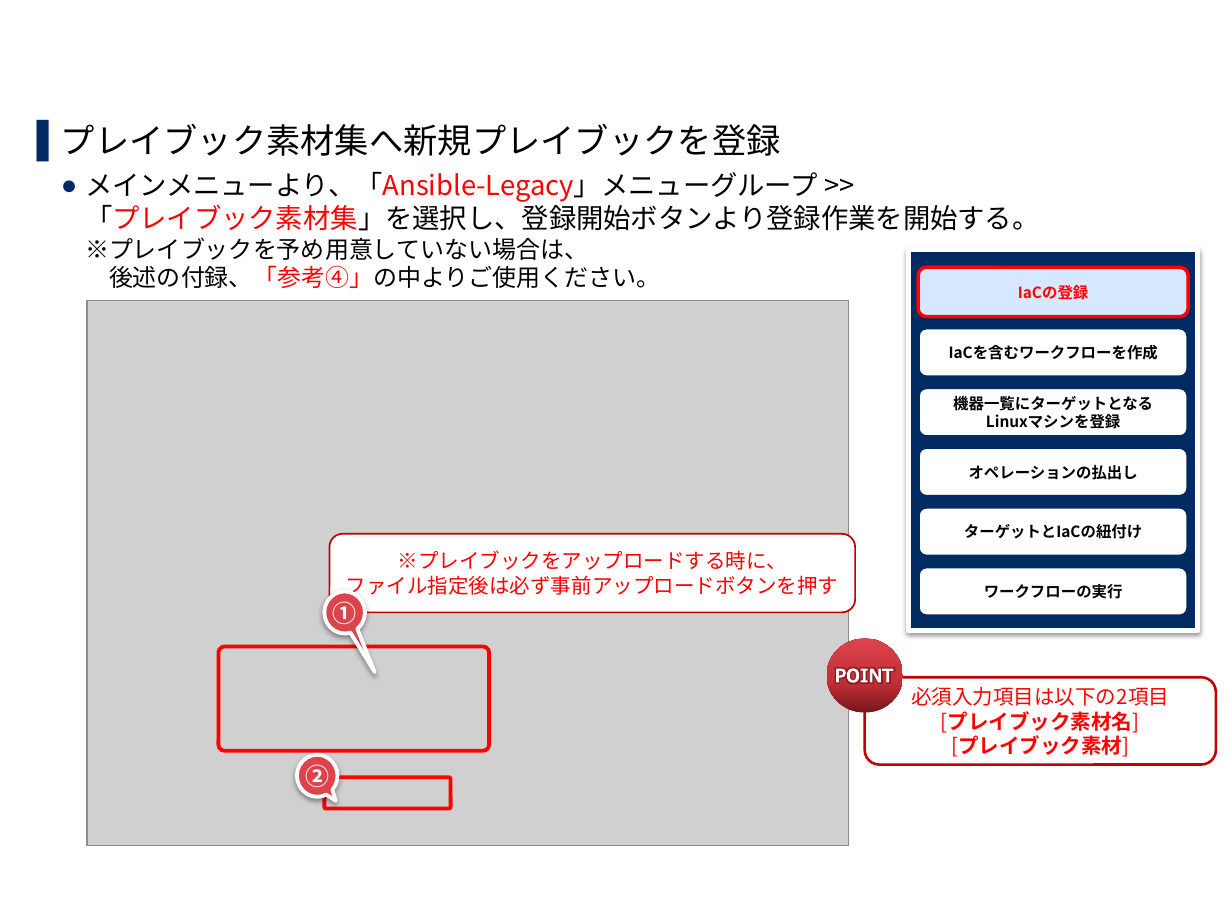
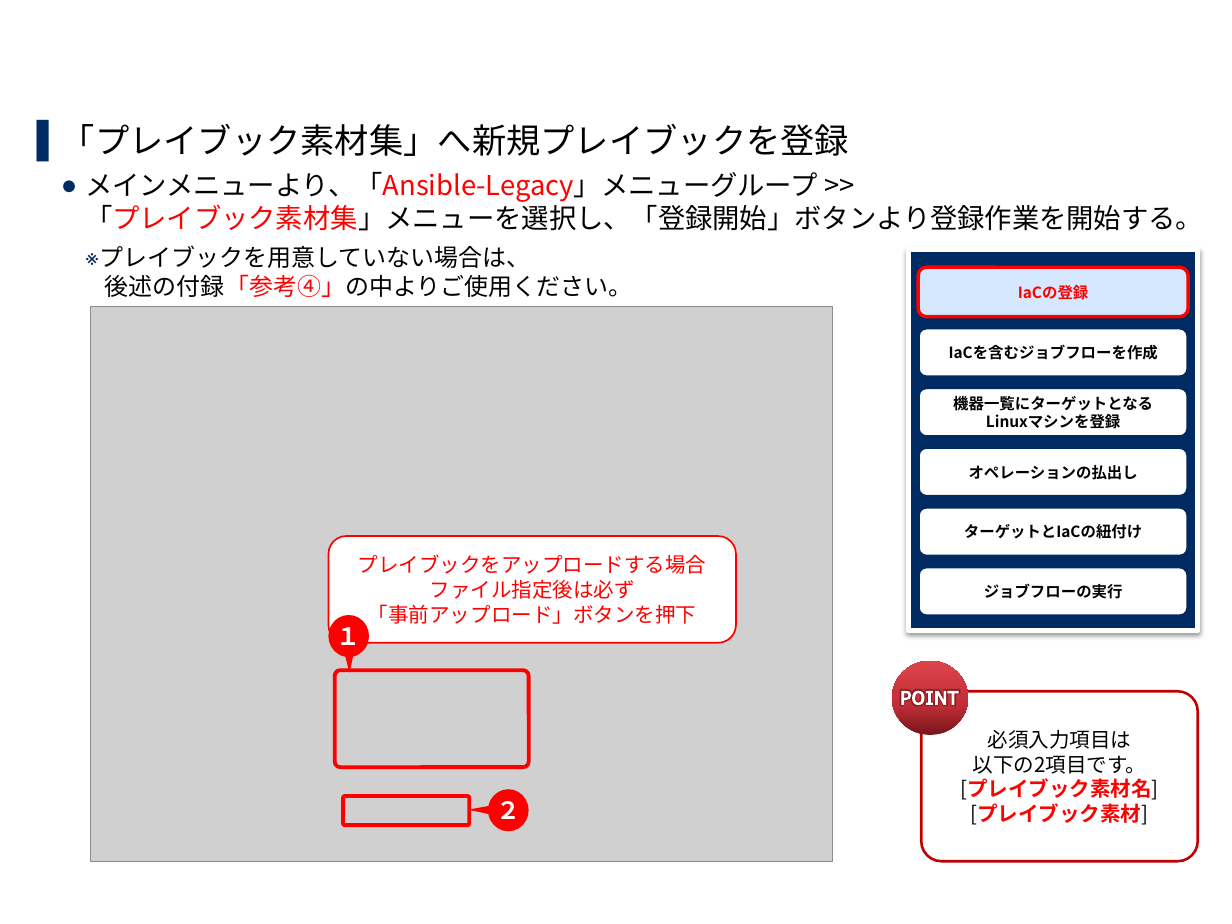
Before and after one commit to exastro-suite/it-automation-docs, a slide deck: slide 12 of asset/Learn_ja/ITA-quickstart_ja.pptx. Drawn at 1232x924 pixels with LibreOffice and Linux fonts; fonts in the diff are those of the drawing; grey boxes stand for pictures; background and template pictures are left out. Boxes give left, top, right and bottom in pixels: in the first picture for what was removed or moved away, otherwise in the second. Text is boxed around its words. In the diff, an @@ line names an element or a change of style, - is before the commit and + after.

```diff
--- a/asset/Learn_ja/ITA-quickstart_ja.pptx
+++ b/asset/Learn_ja/ITA-quickstart_ja.pptx
@@ text at <box>61,124,1203,297</box>: text changed @@
-▌ プレイブック素材集へ新規プレイブックを登録
-  ● メインメニューより、「Ansible-Legacy」メニューグループ >>
-    「プレイブック素材集」を選択し、登録開始ボタンより登録作業を開始する。
-    ※プレイブックを予め用意していない場合は、
-    後述の付録、「参考④」の中よりご使用ください。
+▌ 「プレイブック素材集」へ新規プレイブックを登録
+  ● メインメニューより、「Ansible-Legacy」メニューグループ >>
+    「プレイブック素材集」メニューを選択し、「登録開始」ボタンより登録作業を開始する。
+    ※ プレイブックを用意していない場合は、
+      後述の付録「参考④」の中よりご使用ください。
@@ picture: place and size @@
-picture at <box>87,301,849,846</box>
+picture at <box>91,307,833,861</box>
@@ text in rounded rectangle at <box>949,344,1158,360</box>: text changed @@
-IaCを含むワークフローを作成
+IaCを含むジョブフローを作成
@@ rounded rectangle "プレイブックをアップロードする場合": place and size @@
-rounded rectangle "プレイブックをアップロードする場合" at <box>329,533,855,612</box>
+rounded rectangle "プレイブックをアップロードする場合" at <box>329,536,737,643</box>
@@ rounded rectangle "プレイブックをアップロードする場合" at <box>329,536,737,643</box>: outline #C00000 1 pt to #FF0000 1 pt @@
@@ text in rounded rectangle at <box>358,554,707,624</box>: text changed @@
-※プレイブックをアップロードする時に、
-ファイル指定後は必ず事前アップロードボタンを押す
+プレイブックをアップロードする場合
+ファイル指定後は必ず
+「事前アップロード」ボタンを押下
@@ text in rounded rectangle at <box>984,583,1123,599</box>: text changed @@
-ワークフローの実行
+ジョブフローの実行
@@ speech bubble "１": place and size @@
-speech bubble "１" at <box>324,591,365,633</box>
+speech bubble "１" at <box>329,615,370,657</box>
@@ speech bubble "１" at <box>329,615,370,657</box>: fill #DC444C to #FF0000; outline #FFFFFF 2.25 pt to none; shadow off; proportions changed @@
@@ text in speech bubble at <box>337,627,361,645</box>: text changed @@
-①
+１
@@ rounded rectangle: place and size @@
-rounded rectangle at <box>218,647,489,752</box>
+rounded rectangle at <box>335,670,529,768</box>
@@ ellipse: place and size @@
-ellipse at <box>827,638,903,712</box>
+ellipse at <box>892,660,968,734</box>
@@ freeform shape: place and size @@
-freeform shape at <box>837,668,893,683</box>
+freeform shape at <box>902,691,958,706</box>
@@ rounded rectangle "必須入力項目は": place and size @@
-rounded rectangle "必須入力項目は" at <box>865,678,1216,765</box>
+rounded rectangle "必須入力項目は" at <box>922,691,1198,861</box>
@@ rounded rectangle "必須入力項目は" at <box>922,691,1198,861</box>: proportions changed @@
@@ text in rounded rectangle at <box>973,729,1147,774</box>: text changed; text colour #FF0000 to #000000 @@
-必須入力項目は以下の2項目
+必須入力項目は
+以下の2項目です。
@@ text in rounded rectangle at <box>960,778,1159,825</box>: text colour #FF0000 to #000000 in "[プレイブック素材名]", "[プレイブック素材]" @@
@@ rounded rectangle: place and size @@
-rounded rectangle at <box>324,777,450,808</box>
+rounded rectangle at <box>344,796,469,825</box>
@@ speech bubble "２" at <box>488,790,529,832</box>: fill #DC444C to #FF0000; outline #FFFFFF 2.25 pt to none; shadow off; proportions changed @@
@@ speech bubble "２": place and size @@
-speech bubble "２" at <box>297,755,338,797</box>
+speech bubble "２" at <box>488,790,529,832</box>
@@ text in speech bubble at <box>496,801,520,819</box>: text changed @@
-②
+２
```
Also in this commit, not shown: 18 other slides changed, 1 slide added, 1 other file.
